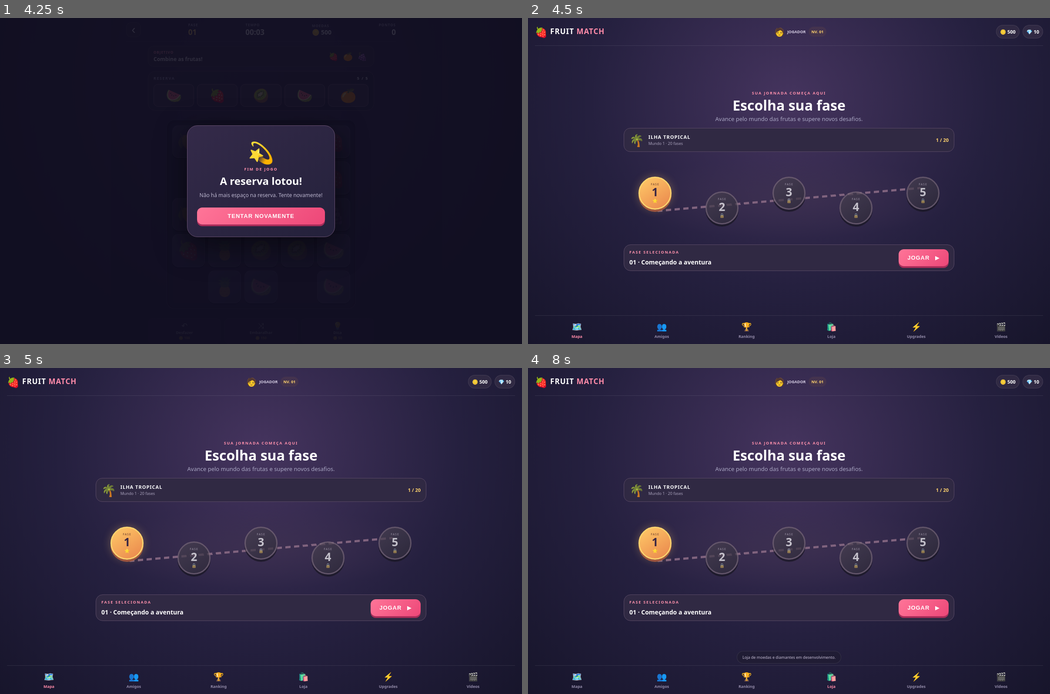
Above: before the commit, frames 1-4 (two rows, left to right).
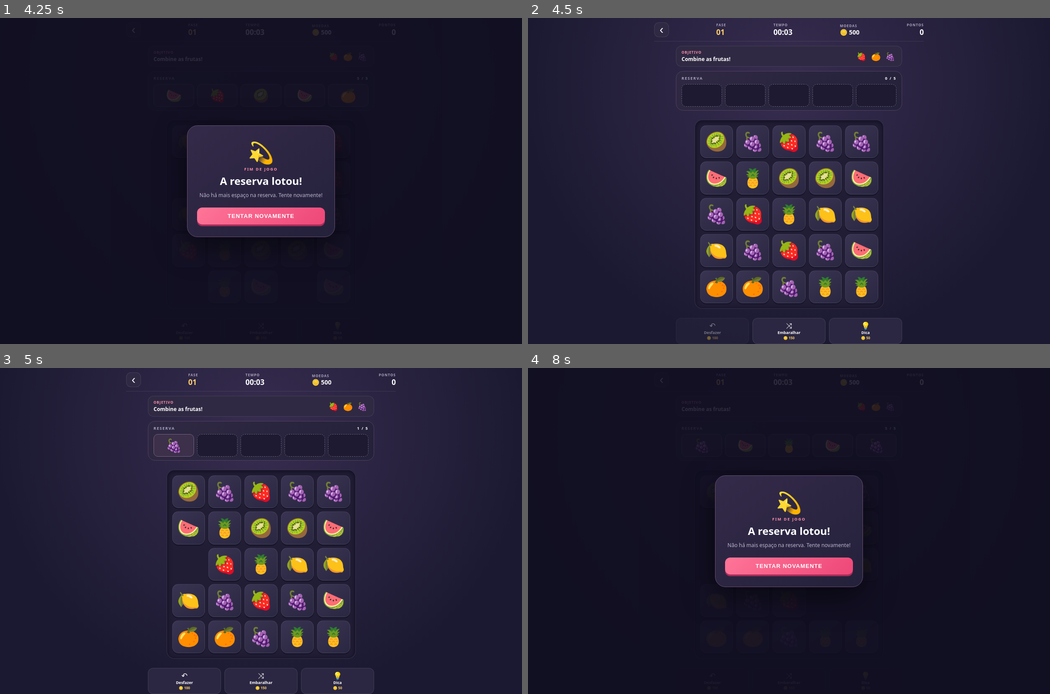
Above: after the commit, the same moments.

Repository: Guto157/fruit-match-game
Game: browser game, page index.html
The game is run twice, just before and just after one commit, with the same random seed, the same clock (stepped at 60 frames per second) and the same inputs.
Inputs (mouse positions are in pixels of both pictures, inside the frame that each line leads up to):
- Up to frame 1 (4.25 s): click "JOGAR ▶" at 0.27 s; click "🍉" at 1.27 s; click "🍓" at 1.87 s; click "🥝" at 2.47 s; click "🍉" at 3.07 s; click "🍊" at 3.67 s
- Up to frame 2 (4.5 s): click "TENTAR NOVAMENTE" at 4.27 s
- Up to frame 3 (5 s): click (187, 563) at 4.87 s, where only the run after the commit has a clickable "🍇"
- Up to frame 4 (8 s): click (715, 527) at 5.47 s, where only the run after the commit has a clickable "🍉"; click (867, 680) at 6.07 s, where only the run after the commit has a clickable "💡 Dica 🪙 50"; click (789, 563) at 6.67 s, where only the run after the commit has a clickable "🍍"; click (862, 599) at 7.27 s, where only the run after the commit has a clickable "🍉"; click (825, 599) at 7.87 s, where only the run after the commit has a clickable "🍇"

Frame 1 is identical in both runs. In frame 2, 14% of the frame differs, in the area x 1-99%, y 1-100%; in frame 3, 13%; in frame 4, 60%, in the area x 1-99%, y 0-99%.

Commit message:
Fix retry flow and preserve wallet when leaving game

Diff:
--- a/js/game.js
+++ b/js/game.js
@@ -11,7 +11,7 @@
  $("undo").addEventListener("click",()=>{if(!history.length||ended||coins<100)return;coins-=100;const s=history.pop();board=s.board;tray=s.tray;score=s.score;$("game-coins").textContent=coins;render();});
  $("shuffle").addEventListener("click",()=>{if(ended||coins<150)return;save();coins-=150;$("game-coins").textContent=co …(240 unchanged characters)…
  $("hint").addEventListener("click",()=>{if(ended||coins<50)return;const candidate=board.find(x=>x&&tray.filter(y=>y=== …(336 unchanged characters)…
- $("modal-action").addEventListener("click",()=>{if(board.every(x=>!x)){}else{}$("overlay").classList.add("hidden");document.dispatchEvent(new CustomEvent("fruitmatch:exit"));});
+ $("modal-action").addEventListener("click",()=>{if(board.every(x=>!x)){ $("overlay").classList.add("hidden"); document.dispatchEvent(new CustomEvent("fruitmatch:exit")); }else{ start(level); }});
  document.addEventListener("fruitmatch:start",e=>start(e.detail?.level||1));
  document.addEventListener("fruitmatch:stop",()=>clearInterval(timerId));
 })();
